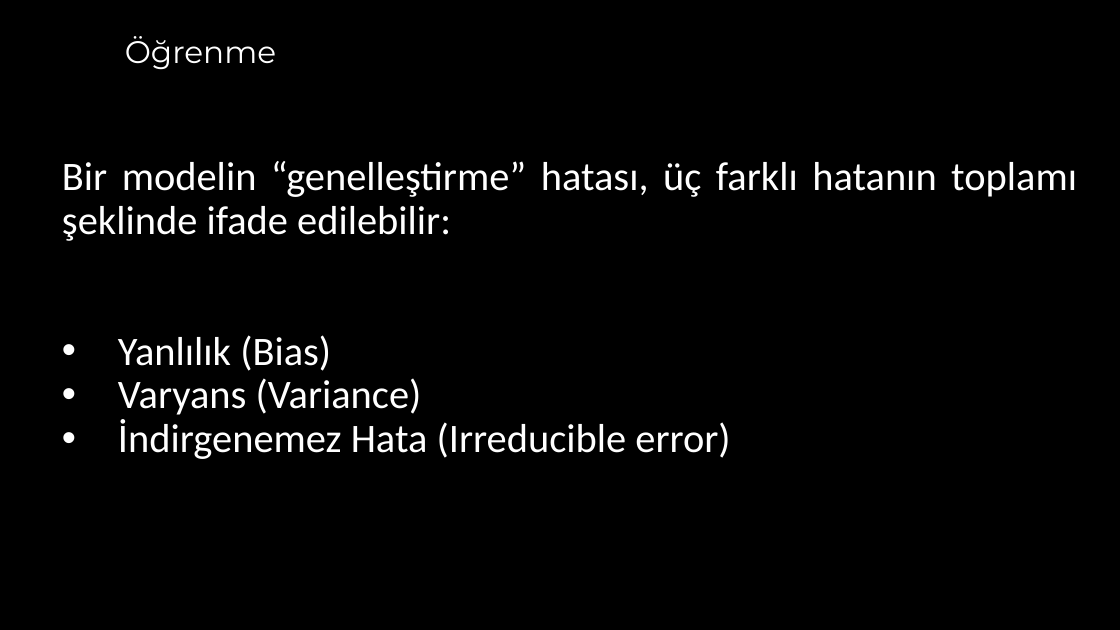
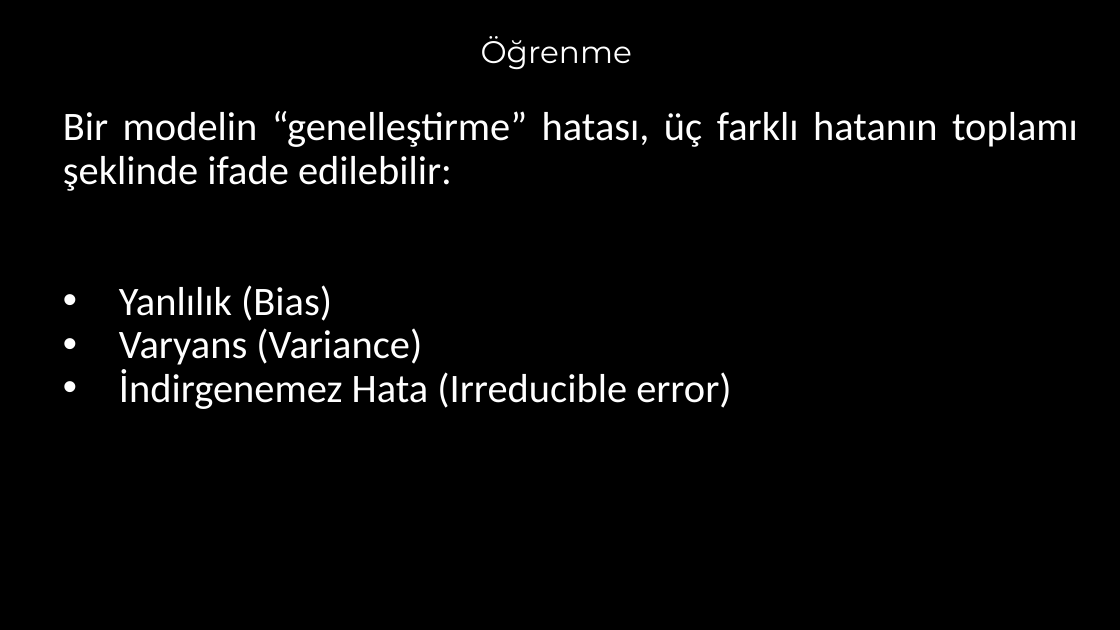
Before and after one commit to akaraci/Makine-Ogrenmesi, a slide deck: slide 25 of Sunular/MÖT-Hafta-4 - Underfitting_and_Overfitting.pptx (slide 24 before the commit). Drawn at 1120x630 pixels with LibreOffice and Linux fonts; fonts in the diff are those of the drawing. Boxes give left, top, right and bottom in pixels: in the first picture for what was removed or moved away, otherwise in the second. Text is boxed around its words. In the diff, an @@ line names an element or a change of style, - is before the commit and + after.

```diff
--- a/Sunular/MÖT-Hafta-4 - Underfitting_and_Overfitting.pptx
+++ b/Sunular/MÖT-Hafta-4 - Underfitting_and_Overfitting.pptx
@@ title "Öğrenme" at (x1=481, y1=36, x2=632, y2=70): alignment left to centre @@
@@ text "Bir modelin “genelleştirme” hatası, üç ..." moved from (x1=62, y1=161, x2=1077, y2=459) to (x1=63, y1=111, x2=1078, y2=409) @@
```
Also in this commit, not shown: 7 other slides changed, 1 slide added, 6 other files.
